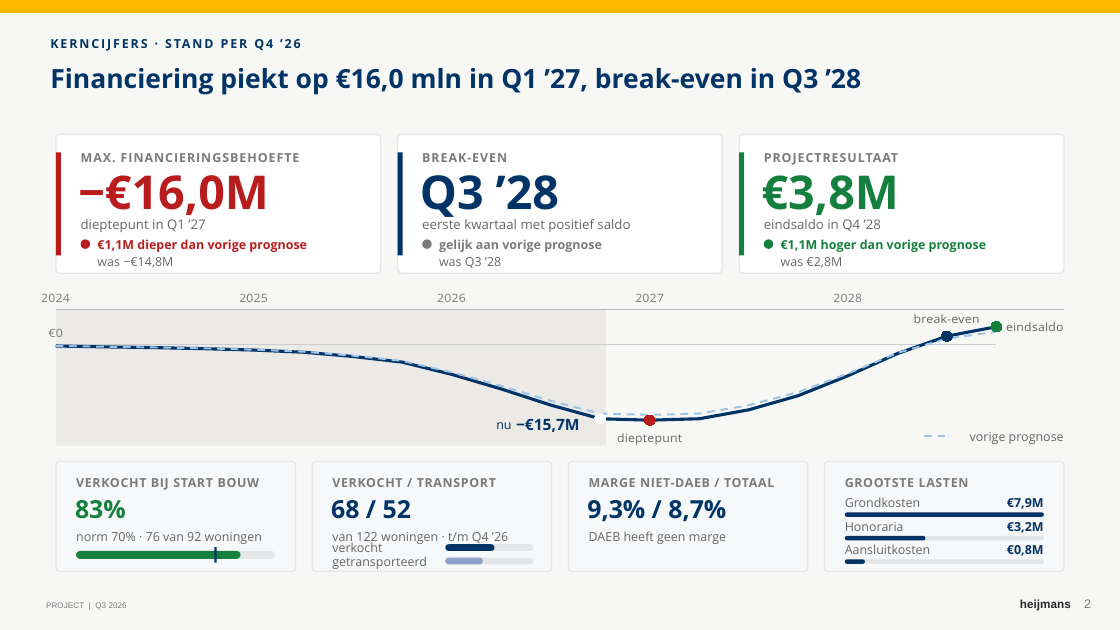
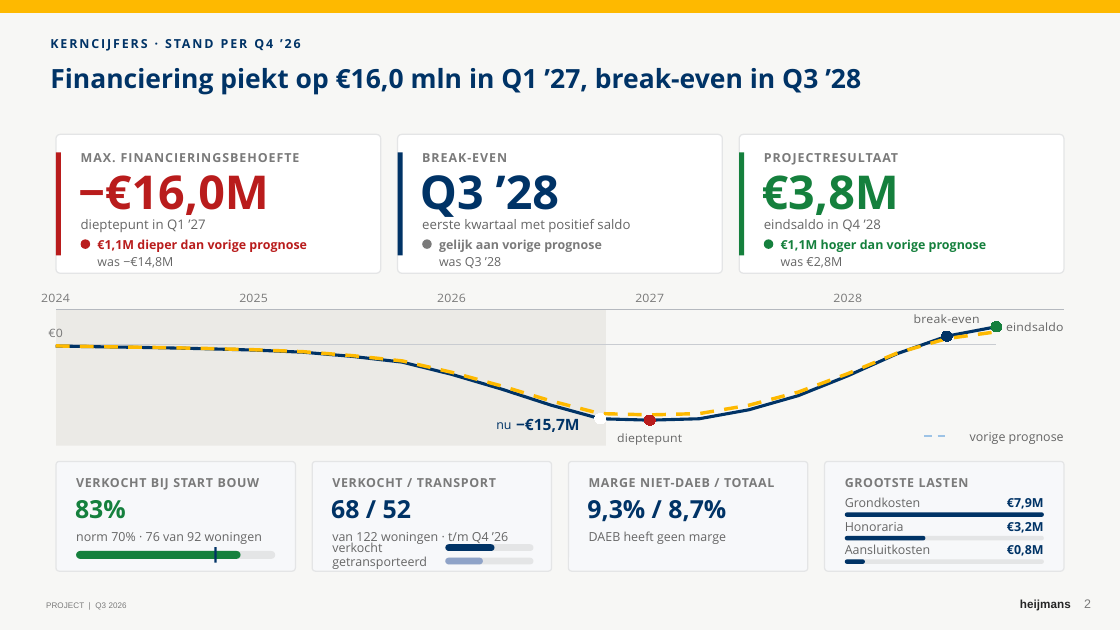
Before and after one commit to LuukLoohuis/Forecast-Builder, a slide deck: slide 2 of output/Kwartaal_Template_cashflow_v22.pptx. Drawn at 1120x630 pixels with LibreOffice and Linux fonts; fonts in the diff are those of the drawing; background and template pictures are left out. Boxes give left, top, right and bottom in pixels: in the first picture for what was removed or moved away, otherwise in the second. Text is boxed around its words. In the diff, an @@ line names an element or a change of style, - is before the commit and + after.

```diff
--- a/output/Kwartaal_Template_cashflow_v22.pptx
+++ b/output/Kwartaal_Template_cashflow_v22.pptx
@@ line chart at (34, 289, 1064, 446) @@
@@ colour of Series 2 #9DC3E6 to #FEB900 @@
```
Also in this commit, not shown: 7 other files.
